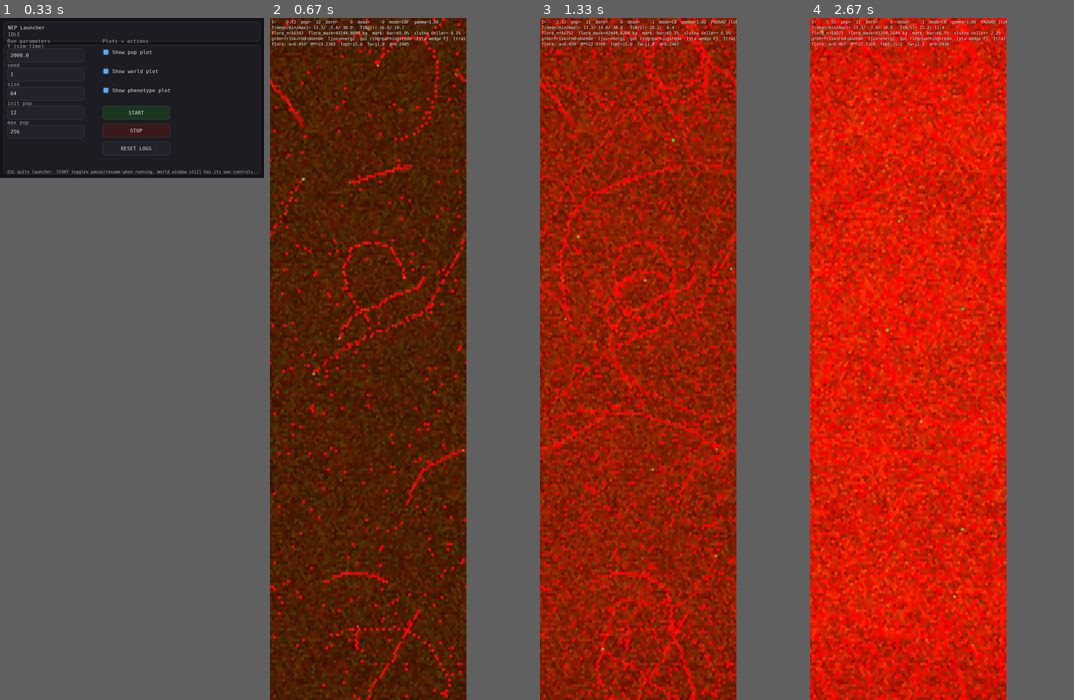
Above: before the commit, frames 1-4 (left to right).
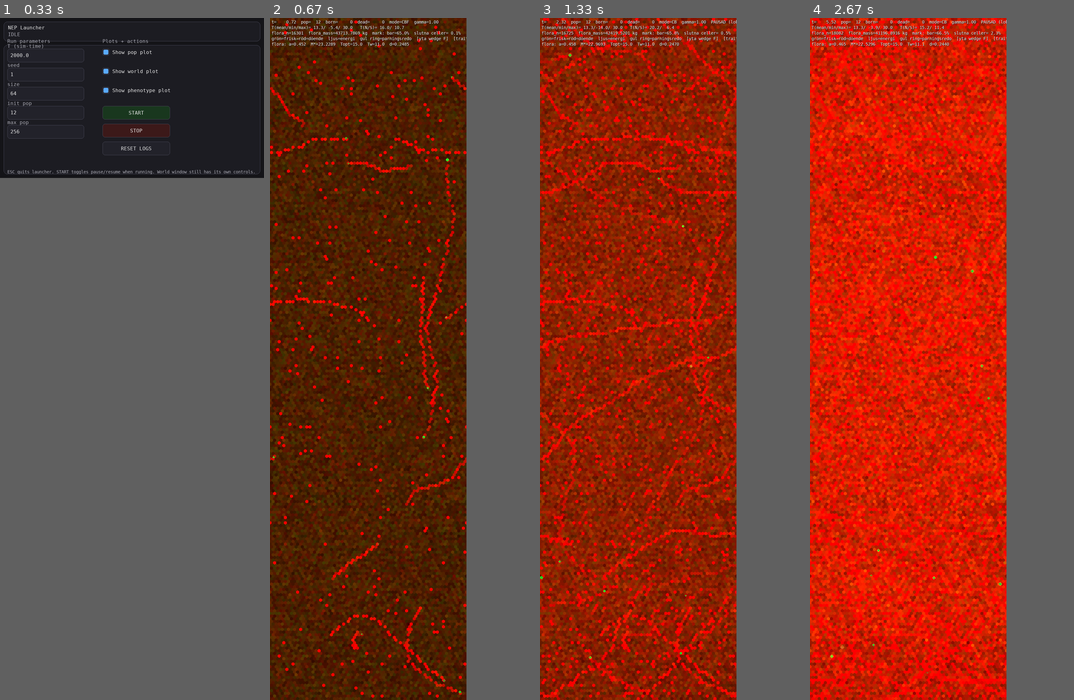
Above: after the commit, the same moments.

Repository: JoakimStorck/nep-process
Game: pygame game, started from nep_gui_launcher.py
Two runs of this game, one before a commit and one after it. Both use one fixed random seed, a clock stepped at 60 frames per second and the inputs below.
Inputs:
- Up to frame 1 (0.33 s): no input
- Up to frame 2 (0.67 s): click "START" at 0.38 s
- Up to frame 3 (1.33 s): tap Space at 0.67 s; tap 1 at 1 s
- Up to frame 4 (2.67 s): no input

Frame 1 is identical in both runs. In frame 2, 5.9% of the frame differs, in the area x 0-75%, y 0-100%; in frame 3, 17%; in frame 4, 25%.

Commit message:
Artfränden hittas i grannskapet, inte längs en stråle
see_agent_first_hit gick avståndssteg för avståndssteg och stråle för
stråle med grid.cell_of per punkt. Den kostade mest när den inte hittade
något, eftersom den då gick hela vägen ut — alltså mest i den glesa regim
modellen ska lämna. Vid 200 djur var den 176 av sensingens 246 us.

Grannskapet slås nu upp mot ett faunaeget cellindex. Faunan är hundratal
mot florans tiotusental, så indexet är litet och uppslaget behöver inte
sålla bort växter en och en. Kandidaterna är typiskt noll eller ett par per
grannskap och avgörs vektoriserat.

_step_sense_system 338,9 -> 53,1 us/djur, fauna-linjärt 580,3 -> 290,0.
Referenspassen låg still.

Lokaliteten är oförändrad: kandidater hämtas ur celler inom synellipsens
räckvidd, aldrig ur en global lista. Samma ellips som strålarna hade, så
synfältet är fortsatt framåtriktat och den bakre blindzonen består. m_eff
kapar räckvidden precis som ray_depths gjorde.

Träffen är nu den verkligt närmaste inom räckhåll, inte den första som råkade
ligga på en stråle.

Födoreflexen läste sensors._accB och _ang_base direkt. Efter 0084 fylls de
aldrig, så den läste oinitierat minne. Den läser nu _acc_dir_B och
_acc_dir_ang, som sätts av den perceptionsväg som kördes. Fångat av
-W error::RuntimeWarning, inte av invariantsviten.

Diff:
--- a/agent.py
+++ b/agent.py
@@ -1764,6 +1764,21 @@
 
         np.clip(accB, 0.0, 1.0, out=accB)
         np.clip(accC, 0.0, 1.0, out=accC)
+
+        # Riktningskanalen som reflexerna läser. Strålsensorn exponerade
+        # `_accB` och `_ang_base`; sektorpercepten har färre och bredare
+        # riktningar, och reflexen ska läsa den som faktiskt kördes.
+        # Sektor k pekar (k + 0,5) sektorbredder från nosen.
+        S = int(accB.size)
+        if getattr(self, "_sector_ang", None) is None or self._sector_ang.size != S:
+            self._sector_ang = (
+                (np.arange(S, dtype=np.float32) + np.float32(0.5))
+                * np.float32(2.0 * math.pi / max(S, 1))
+            )
+        self._acc_dir_B = accB
+        self._acc_dir_C = accC
+        self._acc_dir_ang = self._sector_ang
+
         return (clamp(B0_u, 0.0, 1.0), clamp(C0_u, 0.0, 1.0)), accB, accC
 
     def sense(
@@ -1861,6 +1876,10 @@
         np.clip(self._accC, 0.0, 1.0, out=self._accC)
         B0_u = clamp(B0_u, 0.0, 1.0)
         C0_u = clamp(C0_u, 0.0, 1.0)
+
+        self._acc_dir_B = self._accB
+        self._acc_dir_C = self._accC
+        self._acc_dir_ang = self._ang_base
 
         return (float(B0_u), float(C0_u)), self._accB, self._accC
 
@@ -2229,6 +2248,7 @@
         rng: np.random.Generator,
         m_eff: int,
         sectors: tuple[np.ndarray, np.ndarray] | None = None,
+        neighbour: object = False,
     ) -> tuple[
         float, float, np.ndarray, np.ndarray,
         float, float, float, int, int, int,
@@ -2255,9 +2275,15 @@
             or (len(rays_C) > 0 and float(rays_C.max()) > thresh)
         )
 
-        N_ag, Nu_ag, Nd_ag, j_agent, hit_slot, hit_id = self.sensors.see_agent_first_hit(
-            world, self.x, self.y, self.heading, self.id, m_eff=m_eff,
-        )
+        if neighbour is not False:
+            if neighbour is None:
+                N_ag, Nu_ag, Nd_ag, j_agent, hit_slot, hit_id = 0.0, 0.0, 0.0, -1, -1, 0
+            else:
+                N_ag, Nu_ag, Nd_ag, j_agent, hit_slot, hit_id = neighbour
+        else:
+            N_ag, Nu_ag, Nd_ag, j_agent, hit_slot, hit_id = self.sensors.see_agent_first_hit(
+                world, self.x, self.y, self.heading, self.id, m_eff=m_eff,
+            )
         agent_near = j_agent >= 0
 
         pred_bearing = float(Nu_ag) * 2.0 * math.pi if N_ag > 0.5 else 0.0
@@ -2294,7 +2320,8 @@
             self._sense_cd = max(0, int(self.AP.sense_idle_steps) - 1)
 
     def build_inputs(self, world: World, rng: np.random.Generator,
-                     sectors: tuple[np.ndarray, np.ndarray] | None = None):
+                     sectors: tuple[np.ndarray, np.ndarray] | None = None,
+                     neighbour: object = False):
         if not self.body.alive:
             return None, 0.0, 0.0
 
@@ -2321,7 +2348,8 @@
             j_agent, hit_slot, hit_id,
             food_near, agent_near,
             pred_bearing, pred_dist,
-        ) = self._run_full_sensing(world, rng, m_eff, sectors=sectors)
+        ) = self._run_full_sensing(world, rng, m_eff, sectors=sectors,
+                                   neighbour=neighbour)
 
         self._cached_agent_hit = (N_ag, Nu_ag, Nd_ag, hit_slot, hit_id)
 
@@ -2556,9 +2584,9 @@
         if flee_state < 0.5 and hunger_now > 0.4:
             sensors = getattr(self, "sensors", None)
             if sensors is not None:
-                accB = getattr(sensors, "_accB", None)
-                accC = getattr(sensors, "_accC", None)
-                ang = getattr(sensors, "_ang_base", None)
+                accB = getattr(sensors, "_acc_dir_B", None)
+                accC = getattr(sensors, "_acc_dir_C", None)
+                ang = getattr(sensors, "_acc_dir_ang", None)
 
                 if accB is not None and accC is not None and ang is not None and len(accB) > 0:
                     _diet = float(getattr(self.pheno, "diet", 0.5))
--- a/population.py
+++ b/population.py
@@ -2406,6 +2406,142 @@
         self._sector_cache[key] = cached
         return cached
 
+    def _acquire_neighbours(self, alive: list, idx: list) -> dict:
+        """
+        Närmaste synliga artfrände för varje sensande djur, i ett svep.
+
+        Strålmarschen gick avståndssteg för avståndssteg och stråle för stråle
+        med `grid.cell_of` per punkt. Den kostade mest när den *inte* hittade
+        något, eftersom den då gick hela vägen ut — alltså mest i den glesa
+        regim modellen ska lämna. Vid 200 djur var den 176 av sensingens 246
+        mikrosekunder per djur.
+
+        Här slås grannskapet upp mot ett faunaeget cellindex. Faunan är hundratal
+        mot florans tiotusental, så ett eget index är litet och gör att uppslaget
+        inte behöver sålla bort växter en och en. Kandidaterna är typiskt noll
+        eller ett par per grannskap.
+
+        Lokaliteten är oförändrad: kandidater hämtas ur celler inom
+        synellipsens räckvidd, aldrig ur en global lista. Räckvidden är samma
+        ellips som strålarna hade — r(θ) = r_front (1-e) / (1 - e cos θ) — så
+        synfältet är fortsatt framåtriktat och den bakre blindzonen består.
+
+        Skillnaden mot strålmarschen är att träffen nu är den *verkligt* närmaste
+        inom räckhåll, inte den första som råkade ligga på en stråle. Strålarna
+        hade hål mellan sig som växte med avståndet.
+        """
+        out: dict = {}
+        if not idx:
+            return out
+
+        fslots = np.asarray(self._fauna_slots(), dtype=np.int64)
+        if fslots.size == 0:
+            return out
+
+        st = self.store
+        fcells = st.cell_idx[fslots].astype(np.int64, copy=False)
+        order = np.argsort(fcells, kind="stable")
+        fcells_s = fcells[order]
+        fslots_s = fslots[order]
+        counts = np.bincount(fcells_s, minlength=int(self.grid.n_cells))
+
+        AP0 = alive[idx[0]].AP
+        r_front = float(AP0.ray_len_front)
+        ecc = max(0.0, min(0.999, float(AP0.ray_eccentricity)))
+        step = float(AP0.ray_step)
+        r_top = max(1, int(round(r_front)))
+
+        sub = [alive[i] for i in idx]
+        n = len(sub)
+        xs = np.fromiter((a.x for a in sub), dtype=np.float64, count=n)
+        ys = np.fromiter((a.y for a in sub), dtype=np.float64, count=n)
+        cell0 = self.grid.cell_of_many(xs, ys).astype(np.int64, copy=False)
+        cells = self.grid.cells_within_many(cell0, r_top).astype(np.int64, copy=False)
+
+        occ = counts[cells] > 0
+        rows, cols = np.nonzero(occ)
+        if rows.size == 0:
+            return out
+
+        # Ragged uppslag av de få bebodda cellerna.
+        cc = cells[rows, cols]
+        lo = np.searchsorted(fcells_s, cc, side="left")
+        hi = np.searchsorted(fcells_s, cc, side="right")
+        cnt = hi - lo
+        tot = int(cnt.sum())
+        if tot == 0:
+            return out
+        starts = np.zeros(cnt.size + 1, dtype=np.int64)
+        np.cumsum(cnt, out=starts[1:])
+        flat = np.repeat(lo - starts[:-1], cnt) + np.arange(tot, dtype=np.int64)
+        cand_slot = fslots_s[flat]
+        cand_row = np.repeat(rows, cnt)
+
+        ax = xs[cand_row]
+        ay = ys[cand_row]
+        bx = st.pos_x[cand_slot].astype(np.float64, copy=False)
+        by = st.pos_y[cand_slot].astype(np.float64, copy=False)
+        ex = float(self.grid.extent_x)
+        ey = float(self.grid.extent_y)
+        dx = (bx - ax) % ex
+        dy = (by - ay) % ey
+        dx = np.where(dx > 0.5 * ex, dx - ex, dx)
+        dy = np.where(dy > 0.5 * ey, dy - ey, dy)
+        dist = np.sqrt(dx * dx + dy * dy)
+
+        heads = np.fromiter((a.heading for a in sub), dtype=np.float64, count=n)
+        self_ids = np.fromiter((int(a.id) for a in sub), dtype=np.int64, count=n)
+        rel = (np.arctan2(dy, dx) - heads[cand_row]) % (2.0 * math.pi)
+        r_lim = r_front * (1.0 - ecc) / (1.0 - ecc * np.cos(rel))
+
+        # m_eff kapar räckvidden precis som ray_depths gjorde.
+        m_eff = np.fromiter(
+            (max(0, int(alive[i]._sense_m_eff)) for i in idx), dtype=np.int64, count=n
+        )
+        cap = np.where(m_eff[cand_row] > 0, m_eff[cand_row] * step, r_front)
+        r_lim = np.minimum(r_lim, cap)
+
+        ok = (
+            (dist > 0.0)
+            & (dist <= r_lim)
+            & (st.id[cand_slot].astype(np.int64, copy=False) != self_ids[cand_row])
+            & (st.id[cand_slot] > 0)
+            & (st.alive[cand_slot])
+            & (st.kind[cand_slot] == 0)
+        )
+        if not np.any(ok):
+            return out
+
+        cand_row = cand_row[ok]
+        cand_slot = cand_slot[ok]
+        dist = dist[ok]
+        rel = rel[ok]
+
+        # Närmaste per djur: sortera på (rad, avstånd) och ta första i varje grupp.
+        srt = np.lexsort((dist, cand_row))
+        cand_row = cand_row[srt]
+        cand_slot = cand_slot[srt]
+        dist = dist[srt]
+        rel = rel[srt]
+        first = np.ones(cand_row.size, dtype=bool)
+        first[1:] = cand_row[1:] != cand_row[:-1]
+        sel = np.flatnonzero(first)
+
+        for k in sel:
+            r = int(cand_row[k])
+            s_ = int(cand_slot[k])
+            d = float(dist[k])
+            j = min(int(AP0.n_rays) * 0 + int(d / max(step, 1e-9)), 10_000)
+            out[idx[r]] = (
+                1.0,
+                float(rel[k] / (2.0 * math.pi)),
+                float(d / max(r_front, 1e-9)),
+                int(j),
+                s_,
+                int(st.id[s_]),
+            )
+        return out
+
     def _step_sense_system(
         self,
         ctx: "StepCtx",
@@ -2445,10 +2581,17 @@
         sec_row = {}
         for k, i in enumerate(sensing):
             sec_row[i] = (secB[k], secC[k])
+        # Tomt uppslag betyder "ingen artfrände inom räckhåll", inte "ej
+        # beräknat". Utan den skillnaden faller just de djur som inget ser
+        # tillbaka på strålmarschen — och det är precis de dyraste fallen.
+        nb_row = {i: None for i in sensing}
+        if sensing:
+            nb_row.update(self._acquire_neighbours(alive, sensing))
 
         for i, a in enumerate(alive):
             x_in, B0, C0 = a.build_inputs(self.world, rng=self.rng,
-                                          sectors=sec_row.get(i))
+                                          sectors=sec_row.get(i),
+                                          neighbour=nb_row.get(i, False))
 
             if x_in is None:
                 X[i] = 0.0
Not shown, changed: TODO.md
